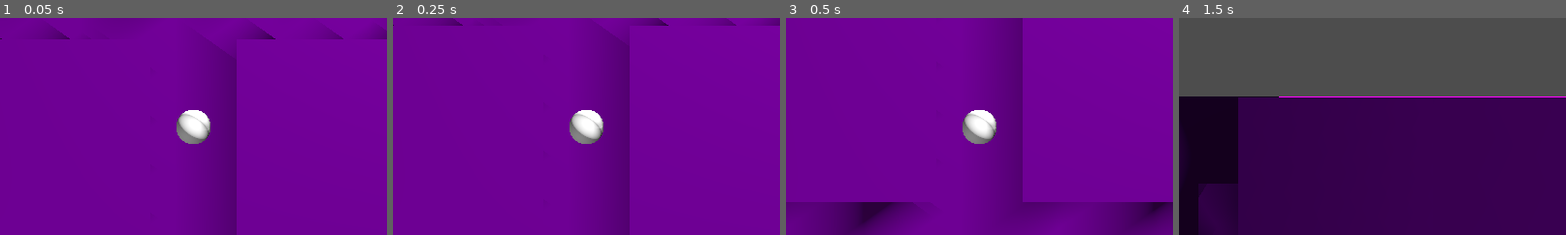
Above: before the commit, frames 1-4 (left to right).
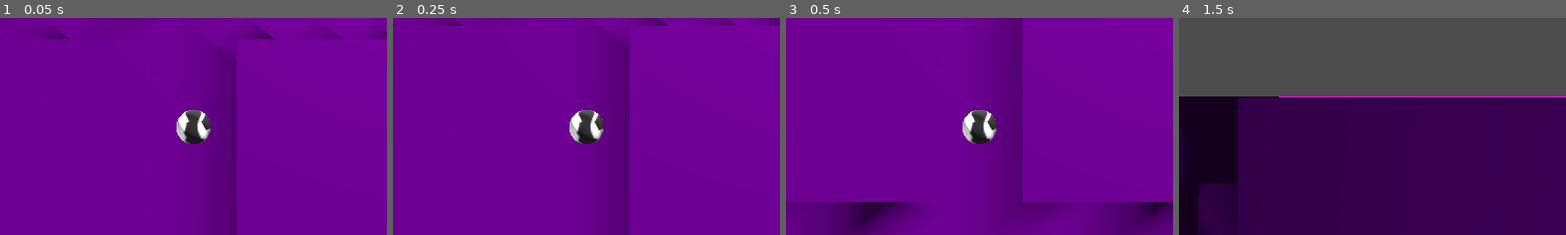
Above: after the commit, the same moments.

Repository: HeOpen/TFG_Geometricks
Game: Godot game, scene res://scenes/05_cubo_blender.tscn
The game is run twice, just before and just after one commit, with the same random seed, the same clock (stepped at 60 frames per second) and the same inputs. This scene is started directly instead of the project's main scene.
Inputs:
- Up to frame 1 (0.05 s): no input
- Up to frame 2 (0.25 s): no input
- Up to frame 3 (0.5 s): no input
- Up to frame 4 (1.5 s): hold D (move_right) 0.53-1.28 s; tap S (cam_down) at 0.6 s; tap Space (jump) at 0.77 s; hold Down (move_back) from 1.28 s (still down); tap Q (cam_left) at 1.35 s
The pictures show only the part of the screen within x 25-75%, y 25-75%; the shares and areas given below are measured in that part.

The runs differ from the first frame. In frame 1, 1.0% of the frame differs, in the area x 45-55%, y 42-59%; in frame 2, 1.0%; in frame 3, 1.0%; in frame 4, nothing differs.

Commit message:
Añadiendo textura y animacion de pruba para la bola
Added: bola_test.png

Updated: Animacion de giro al mover al player (bola)

Diff:
--- a/scenes/05_cubo_blender.tscn
+++ b/scenes/05_cubo_blender.tscn
@@ -1,12 +1,17 @@
 [gd_scene format=3 uid="uid://dmx2yyfj4h3w7"]
 
 [ext_resource type="Script" uid="uid://c1fivuega5tu" path="res://scripts/bola.gd" id="1_m5h14"]
+[ext_resource type="Texture2D" uid="uid://gxomnrfv7j5h" path="res://assets/bola_test.png" id="2_do43t"]
 [ext_resource type="Script" uid="uid://dwdwmxt0jj7re" path="res://scripts/camera_3d.gd" id="2_pj85s"]
 [ext_resource type="PackedScene" uid="uid://bj0qcpy8gnbaj" path="res://assets/Cubo.glb" id="3_pj85s"]
 
 [sub_resource type="SphereShape3D" id="SphereShape3D_20vo2"]
 
+[sub_resource type="StandardMaterial3D" id="StandardMaterial3D_pj85s"]
+albedo_texture = ExtResource("2_do43t")
+
 [sub_resource type="SphereMesh" id="SphereMesh_tyffc"]
+material = SubResource("StandardMaterial3D_pj85s")
 
 [sub_resource type="Environment" id="Environment_16fgm"]
 ambient_light_source = 1
--- a/scripts/bola.gd
+++ b/scripts/bola.gd
@@ -5,8 +5,11 @@
 const GRAVITY_STRENGTH = 9.8
 
 @export var cube_half_size: float = 10.0
+# Radio en world-space: SphereShape radio 0.5 * escala padre 0.8
+const SPHERE_RADIUS = 0.4
 
 @onready var camera = $Camera3D
+@onready var mesh = $MeshInstance3D
 
 func _physics_process(delta: float) -> void:
 	var gravity_dir = -(camera.global_transform.basis.y).normalized()
@@ -44,6 +47,14 @@
 	up_direction = up
 	move_and_slide()
 
+	# Animación de rodadura: rotar la mesh según la velocidad horizontal
+	var horizontal_vel = velocity - velocity.dot(gravity_dir) * gravity_dir
+	if horizontal_vel.length() > 0.01:
+		var roll_axis_world = up.cross(horizontal_vel).normalized()
+		var roll_angle = horizontal_vel.length() * delta / SPHERE_RADIUS
+		var roll_basis = Basis(roll_axis_world, roll_angle)
+		mesh.transform.basis = (roll_basis * mesh.transform.basis).orthonormalized()
+
 	# Mantener al player dentro del cubo
 	var pos = global_position
 	global_position = Vector3(
Binary file added: assets/bola_test.png
Not shown, added: assets/bola_test.png.import
